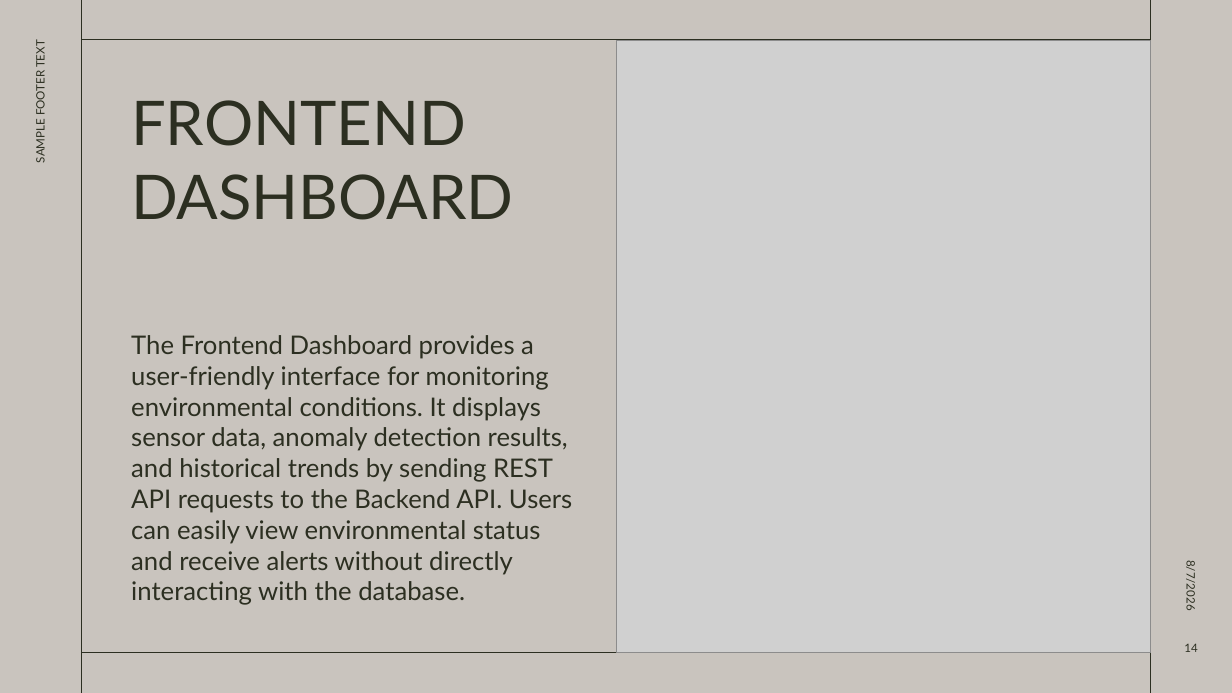
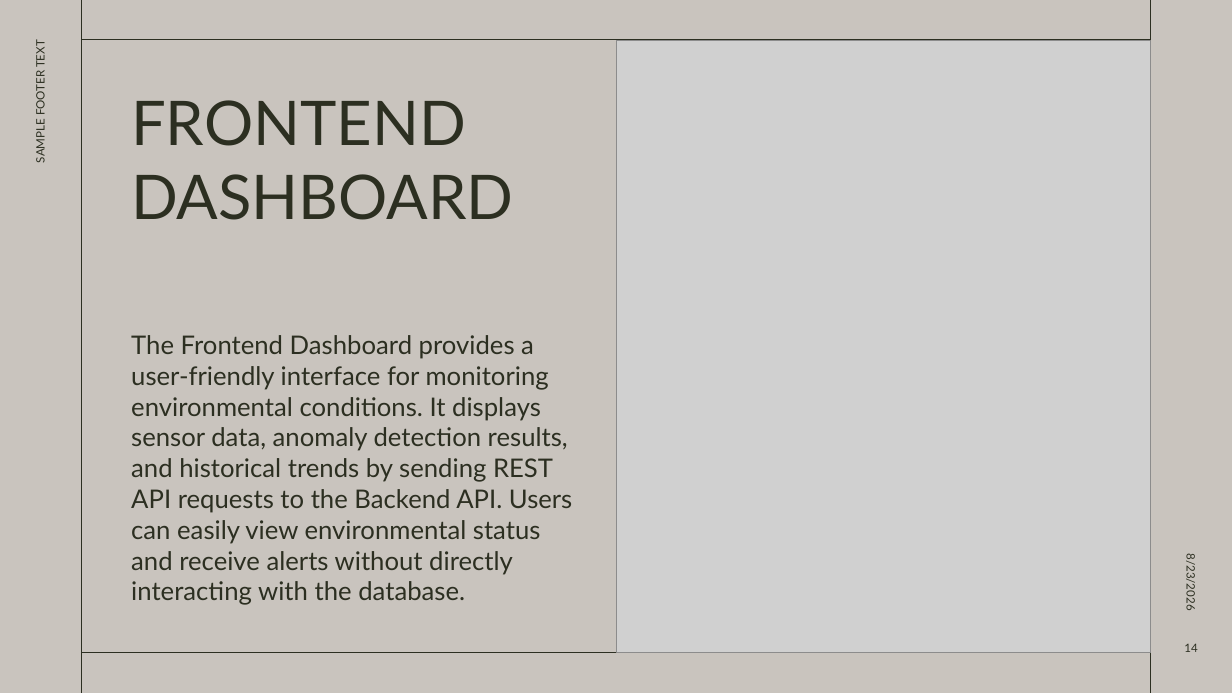
Before and after one commit to cucucumber789-svg/EGT307_T2_Bacon, a slide deck: slide 14 of EGT307 PRESENTATION.pptx. Drawn at 1232x693 pixels with LibreOffice and Linux fonts; fonts in the diff are those of the drawing; grey boxes stand for pictures. Boxes give left, top, right and bottom in pixels: in the first picture for what was removed or moved away, otherwise in the second. Text is boxed around its words. In the diff, an @@ line names an element or a change of style, - is before the commit and + after.

```diff
--- a/EGT307 PRESENTATION.pptx
+++ b/EGT307 PRESENTATION.pptx
@@ text at box(1184, 558, 1198, 609): text changed @@
-8/7/2026
+8/23/2026
```
Also in this commit, not shown: 15 other slides changed.
